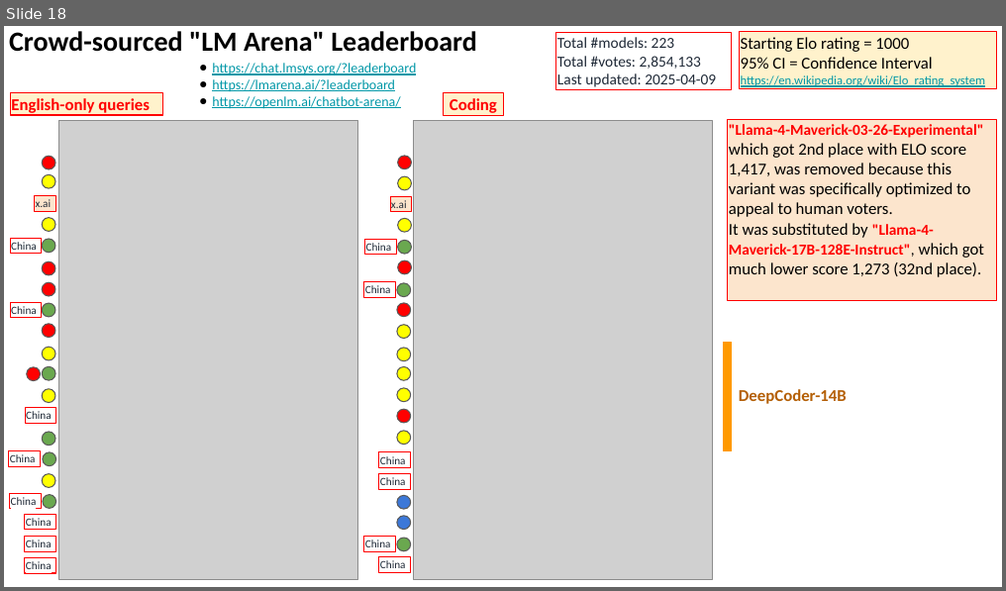
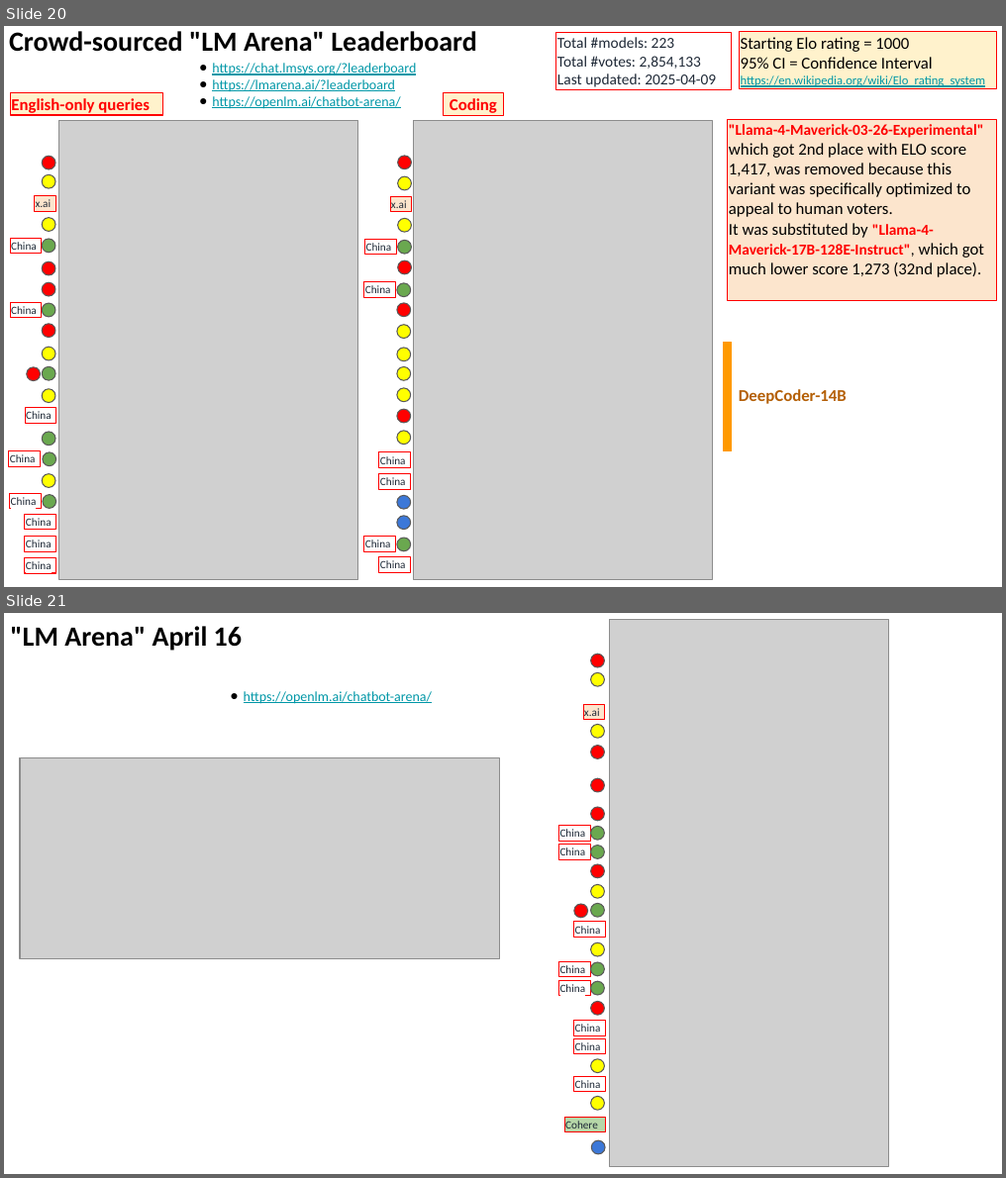
Before and after one commit to lselector/seminar, a slide deck: 2025/2025-04-18-AI-Updates.pptx. Shown one above the other, each under a label of ours: slide 18 before the commit, slides 20 and 21 after it. The pictures are 1006x591 and 1006x1178 pixels, drawn with LibreOffice and Linux fonts; fonts in the diff are those of the drawing; grey boxes stand for pictures. Boxes give left, top, right and bottom in pixels: in the first picture for what was removed or moved away, otherwise in the second. Text is boxed around its words. In the diff, an @@ line names an element or a change of style, - is before the commit and + after.

```diff
--- a/2025/2025-04-18-AI-Updates.pptx
+++ b/2025/2025-04-18-AI-Updates.pptx
@@ slide 21 added at (x1=4, y1=613, x2=1002, y2=1174), background #FFFFFF @@
@@ text added at (x1=10, y1=626, x2=242, y2=651), 20 pt, text #000000, bold @@
+"LM Arena" April 16
@@ picture added at (x1=610, y1=619, x2=888, y2=1166) @@
@@ ellipse added at (x1=591, y1=654, x2=605, y2=667), fill #FF0000, outline #595959 0.75 pt @@
@@ text added at (x1=244, y1=691, x2=432, y2=704), 10 pt, text #0097A7, underline @@
+● https://openlm.ai/chatbot-arena/
@@ ellipse added at (x1=591, y1=672, x2=605, y2=687), fill #FFFF00, outline #595959 0.75 pt @@
@@ rectangle added at (x1=583, y1=704, x2=604, y2=719), fill #FCE5CD, outline #FF0000 0.75 pt, 8 pt, text #1F2937 @@
+x.ai
@@ ellipse added at (x1=591, y1=725, x2=605, y2=739), fill #FFFF00, outline #595959 0.75 pt @@
@@ picture added at (x1=20, y1=758, x2=499, y2=959) @@
@@ ellipse added at (x1=591, y1=746, x2=605, y2=760), fill #FF0000, outline #595959 0.75 pt @@
@@ ellipse added at (x1=591, y1=778, x2=605, y2=792), fill #FF0000, outline #595959 0.75 pt @@
@@ ellipse added at (x1=591, y1=807, x2=605, y2=821), fill #FF0000, outline #595959 0.75 pt @@
@@ rectangle added at (x1=558, y1=826, x2=590, y2=841), outline #FF0000 0.75 pt, 8 pt, text #1F2937 @@
+China
@@ rectangle added at (x1=558, y1=845, x2=590, y2=860), outline #FF0000 0.75 pt, 8 pt, text #1F2937 @@
+China
@@ ellipse added at (x1=591, y1=827, x2=605, y2=841), fill #6AA84F, outline #595959 0.75 pt @@
@@ ellipse added at (x1=591, y1=846, x2=605, y2=860), fill #6AA84F, outline #595959 0.75 pt @@
@@ ellipse added at (x1=591, y1=864, x2=605, y2=878), fill #FF0000, outline #595959 0.75 pt @@
@@ ellipse added at (x1=574, y1=904, x2=588, y2=918), fill #FF0000, outline #595959 0.75 pt @@
@@ ellipse added at (x1=591, y1=884, x2=605, y2=898), fill #FFFF00, outline #595959 0.75 pt @@
@@ ellipse added at (x1=591, y1=903, x2=605, y2=917), fill #6AA84F, outline #595959 0.75 pt @@
@@ rectangle added at (x1=574, y1=921, x2=605, y2=937), outline #FF0000 0.75 pt, 8 pt, text #1F2937 @@
+China
@@ rectangle added at (x1=558, y1=961, x2=590, y2=976), outline #FF0000 0.75 pt, 8 pt, text #1F2937 @@
+China
@@ ellipse added at (x1=591, y1=944, x2=605, y2=958), fill #FFFF00, outline #595959 0.75 pt @@
@@ ellipse added at (x1=591, y1=962, x2=605, y2=976), fill #6AA84F, outline #595959 0.75 pt @@
@@ rectangle added at (x1=558, y1=980, x2=590, y2=995), outline #FF0000 0.75 pt, 8 pt, text #1F2937 @@
+China
@@ ellipse added at (x1=591, y1=981, x2=605, y2=995), fill #6AA84F, outline #595959 0.75 pt @@
@@ rectangle added at (x1=574, y1=1021, x2=605, y2=1036), outline #FF0000 0.75 pt, 8 pt, text #1F2937 @@
+China
@@ ellipse added at (x1=591, y1=1001, x2=605, y2=1015), fill #FF0000, outline #595959 0.75 pt @@
@@ rectangle added at (x1=574, y1=1039, x2=605, y2=1055), outline #FF0000 0.75 pt, 8 pt, text #1F2937 @@
+China
@@ rectangle added at (x1=574, y1=1077, x2=605, y2=1092), outline #FF0000 0.75 pt, 8 pt, text #1F2937 @@
+China
@@ ellipse added at (x1=591, y1=1059, x2=605, y2=1073), fill #FFFF00, outline #595959 0.75 pt @@
@@ rectangle added at (x1=564, y1=1117, x2=606, y2=1132), fill #B6D7A8, outline #FF0000 0.75 pt, 8 pt, text #1F2937 @@
+Cohere
@@ ellipse added at (x1=591, y1=1097, x2=605, y2=1111), fill #FFFF00, outline #595959 0.75 pt @@
@@ ellipse added at (x1=592, y1=1141, x2=606, y2=1155), fill #3C78D8, outline #595959 0.75 pt @@
@@ what was slide 18 is now slide 20 @@
```
Also in this commit, not shown: 4 slides changed, 3 other slides added, 1 slide removed.
